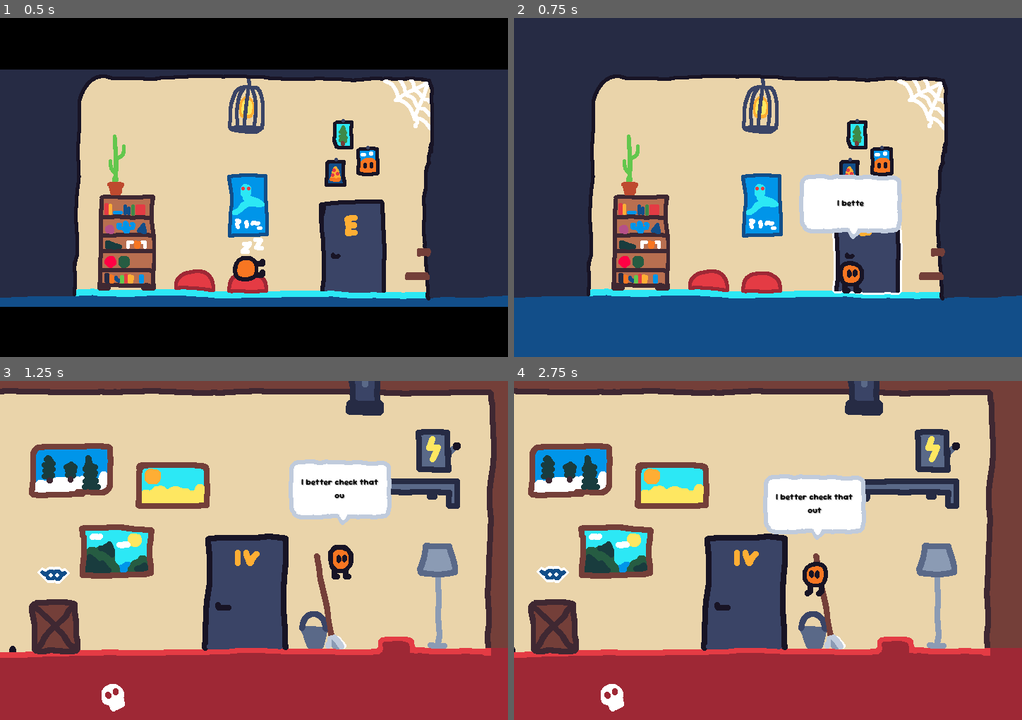
Above: before the commit, frames 1-4 (two rows, left to right).
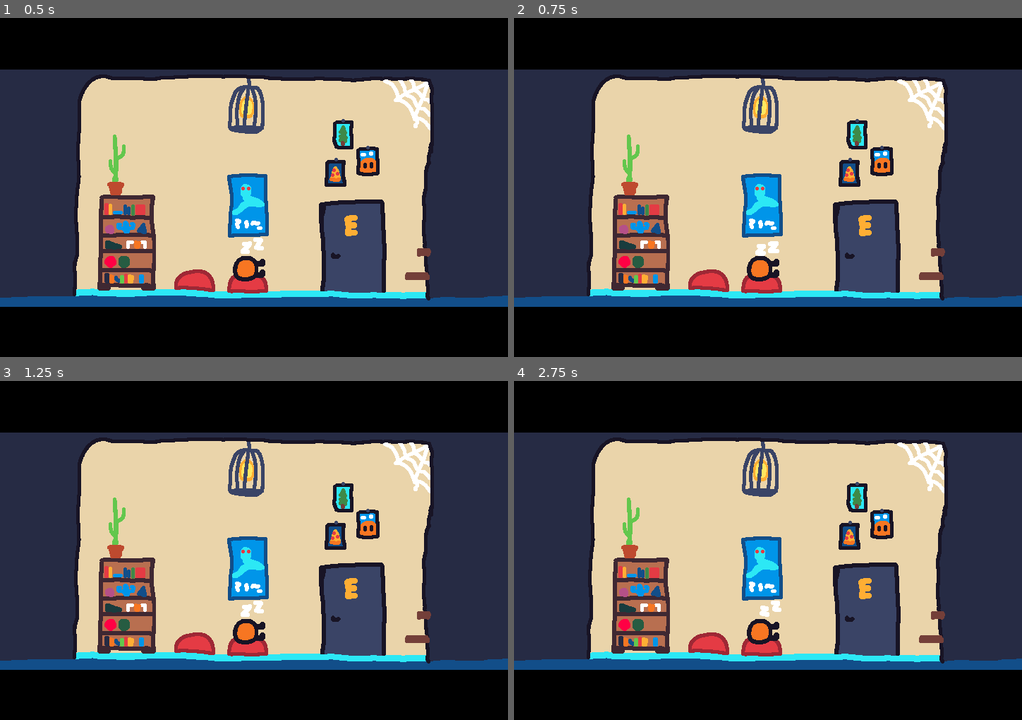
Above: after the commit, the same moments.

Repository: Jinrty/beest
Game: Godot game, scene res://scenes/main.tscn
The game is run twice, just before and just after one commit, with the same random seed, the same clock (stepped at 60 frames per second) and the same inputs. The engine's default icon, where the game draws it, is replaced by a stand-in: a white triangle on a blue panel in a dark square.
Inputs (mouse positions are in pixels of both pictures, inside the frame that each line leads up to):
- Up to frame 1 (0.5 s): no input
- Up to frame 2 (0.75 s): tap Enter (skip, bound only before the commit) at 0.5 s; move the mouse to (879, 170) at 0.52 s; hold D (move_right) from 0.53 s (still down); tap S (change_item) at 0.6 s; click (879, 170) at 0.67 s
- Up to frame 3 (1.25 s): keep holding D (move_right); tap Space (jump) at 0.77, 1.07 s; tap E (interact) at 0.8 s
- Up to frame 4 (2.75 s): move the mouse to (666, 567) at 1.27 s; tap E (interact) at 1.35 s; tap Space (jump) at 1.52, 1.55, 1.82 s; move the mouse to (818, 475) at 2.02 s; release D (move_right) at 2.03 s; hold Left (move_left) from 2.03 s (still down); hold Space (jump) from 2.03 s (still down); tap S (change_item) at 2.3 s

Frame 1 is identical in both runs. In frame 2, 34% of the frame differs, in the area x 0-100%, y 0-100%; in frame 3, 81%; in frame 4, 81%.

Commit message:
intro skip
- intro skip
- some simple name changes
(no idea why 15 files are changing)

Diff:
--- a/code_gd/audio.gd
+++ b/code_gd/audio.gd
@@ -2,7 +2,24 @@
 
 
 func new_item() -> void:
-	$"new item".play()
+	$"New item".play()
 
 func music() -> void:
-	$AudioStreamPlayer.play()
+	$Music.play()
+
+func music_fade_in() -> void:
+	$Music.bus = "Master"
+
+func music_fade_out() -> void:
+	$Music.bus = "Muffled"
+
+func door() -> void:
+	$Door.play()
+
+func fall() -> void:
+	var rand_pithc:int = randi_range(0.4, 0.7)
+	$Fall.pitch_scale = rand_pithc
+	$Fall.play()
+
+func switch() -> void:
+	$Switch.play()
--- a/code_gd/camera_2d.gd
+++ b/code_gd/camera_2d.gd
@@ -114,6 +114,7 @@
 
 func _on_wewe_body_entered(body: Node2D) -> void:
 	if body.name == "Player":
+		Audio.music_fade_in()
 		var vert = get_parent().get_node_or_null("VerticalCamera")
 		if vert != null:
 			vert.make_current()
@@ -186,3 +187,8 @@
 
 func _on_outro_loud() -> void:
 	small_shake()
+
+
+func _on_wewe_body_exited(body: Node2D) -> void:
+	if(body.name == "Player"):
+		Audio.music_fade_out()
--- a/code_gd/door.gd
+++ b/code_gd/door.gd
@@ -25,6 +25,7 @@
 			return
 		if(requires_item_use == false) and (requires_item_npc == false):
 			player.teleport(where)
+			Audio.door()
 			return
 
 		if(requires_item_use == true):
--- a/code_gd/intro_animation.gd
+++ b/code_gd/intro_animation.gd
@@ -1,6 +1,7 @@
 extends Node2D
 
 var sleep_loop:int = 0
+var warning:bool = false
 
 signal finished_intro_animation
 signal remove
@@ -12,10 +13,16 @@
 
 func _process(delta: float) -> void:
 	if(Input.is_action_just_pressed("skip")):
-		finished_intro_animation.emit()
-		Audio.music()
-		remove.emit()
-		queue_free()
+		if(warning == true):
+			finished_intro_animation.emit()
+			Audio.music()
+			remove.emit()
+			queue_free()
+		else:
+			warning = true
+			$Skip.visible = true
+			await get_tree().create_timer(2).timeout
+			$Skip.visible = false
 
 
 func say(text: String, speed: float = 50, wait:float = 3) -> void:
--- a/code_gd/player.gd
+++ b/code_gd/player.gd
@@ -14,6 +14,8 @@
 var jump_pause:bool = false
 var can_move:bool = true
 
+var fell:bool = false
+
 var inventory:Array = ["Nothing"]
 var current_item:int = 0
 
@@ -86,6 +88,8 @@
 	else:
 		$Holded_item.visible = false
 	changed_item.emit()
+	if(inventory.size() != 1):
+		Audio.switch()
 
 func ui_item_name(item_title:String) -> void:
 	$UI/Item_name.start()
@@ -154,7 +158,7 @@
 		velocity.x = move_toward(velocity.x, 0, SPEED)
 
 	if not is_on_floor():
-
+		fell = true
 		time_in_air += delta / 2.5
 		velocity.y += gravity * delta * (1.0 + time_in_air * 0.5)
 
@@ -166,6 +170,9 @@
 	if is_on_floor():
 		if(jump_pause == false):
 			jump_pause = true
+			if(fell == true):
+				Audio.fall()
+				fell = false
 			$Pause_in_jumps.start()
 		can_jump = true
 		time_in_air = 0
--- /dev/null
+++ b/default_bus_layout.tres
@@ -0,0 +1,15 @@
+[gd_resource type="AudioBusLayout" load_steps=2 format=3 uid="uid://c4qmnmiu6ii2j"]
+
+[sub_resource type="AudioEffectLowPassFilter" id="AudioEffectLowPassFilter_mxo8r"]
+resource_name = "LowPassFilter"
+cutoff_hz = 800.0
+
+[resource]
+bus/1/name = &"Muffled"
+bus/1/solo = false
+bus/1/mute = false
+bus/1/bypass_fx = false
+bus/1/volume_db = -3.11736
+bus/1/send = &"Master"
+bus/1/effect/0/effect = SubResource("AudioEffectLowPassFilter_mxo8r")
+bus/1/effect/0/enabled = true
--- a/project.godot
+++ b/project.godot
@@ -66,7 +66,7 @@
 }
 skip={
 "deadzone": 0.5,
-"events": [Object(InputEventKey,"resource_local_to_scene":false,"resource_name":"","device":-1,"window_id":0,"alt_pressed":false,"shift_pressed":false,"ctrl_pressed":false,"meta_pressed":false,"pressed":false,"keycode":0,"physical_keycode":4194309,"key_label":0,"unicode":0,"location":0,"echo":false,"script":null)
+"events": [Object(InputEventKey,"resource_local_to_scene":false,"resource_name":"","device":0,"window_id":0,"alt_pressed":false,"shift_pressed":false,"ctrl_pressed":false,"meta_pressed":false,"pressed":false,"keycode":0,"physical_keycode":4194308,"key_label":0,"unicode":0,"location":0,"echo":false,"script":null)
 ]
 }
 
--- a/scenes/audio.tscn
+++ b/scenes/audio.tscn
@@ -1,16 +1,36 @@
-[gd_scene load_steps=4 format=3 uid="uid://b2sk808rqneoa"]
+[gd_scene load_steps=7 format=3 uid="uid://b2sk808rqneoa"]
 
 [ext_resource type="Script" path="res://code_gd/audio.gd" id="1_3cqbg"]
 [ext_resource type="AudioStream" uid="uid://c5dr2glxjoygk" path="res://sounds/di di ding.mp3" id="1_5tnou"]
 [ext_resource type="AudioStream" uid="uid://rlictuqovash" path="res://sounds/background music.mp3" id="3_cf7lx"]
+[ext_resource type="AudioStream" uid="uid://dncvvrcdv7jsm" path="res://sounds/door.wav" id="4_eyuqd"]
+[ext_resource type="AudioStream" uid="uid://cdiwhdyxqgfk6" path="res://sounds/fall.wav" id="5_cnjb2"]
+[ext_resource type="AudioStream" uid="uid://b5nwjm7kdsgjp" path="res://sounds/switch.wav" id="6_65co1"]
 
 [node name="Audio" type="Node"]
 script = ExtResource("1_3cqbg")
 
-[node name="new item" type="AudioStreamPlayer" parent="."]
+[node name="New item" type="AudioStreamPlayer" parent="."]
 stream = ExtResource("1_5tnou")
+volume_db = -22.0
+pitch_scale = 0.8
 
-[node name="AudioStreamPlayer" type="AudioStreamPlayer" parent="."]
+[node name="Music" type="AudioStreamPlayer" parent="."]
 stream = ExtResource("3_cf7lx")
-volume_db = -4.0
+volume_db = -12.0
+bus = &"Muffled"
 parameters/looping = true
+
+[node name="Door" type="AudioStreamPlayer" parent="."]
+stream = ExtResource("4_eyuqd")
+volume_db = 6.0
+
+[node name="Fall" type="AudioStreamPlayer" parent="."]
+stream = ExtResource("5_cnjb2")
+volume_db = 7.0
+pitch_scale = 0.4
+
+[node name="Switch" type="AudioStreamPlayer" parent="."]
+stream = ExtResource("6_65co1")
+volume_db = -8.0
+pitch_scale = 0.6
--- a/scenes/main.tscn
+++ b/scenes/main.tscn
@@ -26,6 +26,7 @@
 [ext_resource type="Texture2D" uid="uid://b35pdji4g7ijl" path="res://sprites/corridor/bucket.png" id="18_gg63r"]
 [ext_resource type="Script" path="res://code_gd/outro.gd" id="19_ccb0n"]
 [ext_resource type="Texture2D" uid="uid://cxc3n1rxnq71d" path="res://sprites/player room/player-sheet-ending.png" id="19_fygee"]
+[ext_resource type="FontFile" uid="uid://c38x8leugpuyh" path="res://fonts/SourGummy-Italic-VariableFont_wdth,wght.ttf" id="19_i5iqg"]
 [ext_resource type="Texture2D" uid="uid://fmyr51y2mx2w" path="res://sprites/rand room/son paint.png" id="19_o0jku"]
 [ext_resource type="Texture2D" uid="uid://cjv322i2d32cm" path="res://sprites/corridor/box.png" id="19_svxmo"]
 [ext_resource type="Texture2D" uid="uid://2au46r83r6j5" path="res://sprites/rand room/van paint.png" id="20_kjwli"]
@@ -128,7 +129,7 @@
 [ext_resource type="Texture2D" uid="uid://c78k4ppvkx07o" path="res://sprites/items/love.png" id="118_lcqd0"]
 
 [sub_resource type="RectangleShape2D" id="RectangleShape2D_n8l4m"]
-size = Vector2(3463, 461)
+size = Vector2(3897, 461)
 
 [sub_resource type="RectangleShape2D" id="RectangleShape2D_8gcft"]
 size = Vector2(848, 858)
@@ -1543,11 +1544,10 @@
 [node name="Stinky stuff" type="Node2D" parent="."]
 
 [node name="wewe" type="Area2D" parent="Stinky stuff"]
-visible = false
 position = Vector2(-1587, 981)
 
 [node name="CollisionShape2D" type="CollisionShape2D" parent="Stinky stuff/wewe"]
-position = Vector2(1576.5, 220.5)
+position = Vector2(1359.5, 220.5)
 shape = SubResource("RectangleShape2D_n8l4m")
 
 [node name="pierd" type="Area2D" parent="Stinky stuff"]
@@ -1780,6 +1780,26 @@
 offset_bottom = -77.0
 color = Color(0, 0, 0, 1)
 
+[node name="Skip" type="Label" parent="Player_room/Intro"]
+visible = false
+anchors_preset = 7
+anchor_left = 0.5
+anchor_top = 1.0
+anchor_right = 0.5
+anchor_bottom = 1.0
+offset_left = -43.0
+offset_top = 269.0
+offset_right = 306.0
+offset_bottom = 301.0
+grow_horizontal = 2
+grow_vertical = 0
+theme_override_colors/font_color = Color(1, 1, 1, 1)
+theme_override_fonts/font = ExtResource("19_i5iqg")
+theme_override_font_sizes/font_size = 24
+text = "Press Backspace again to skip intro"
+horizontal_alignment = 1
+vertical_alignment = 1
+
 [node name="Outro" type="Node2D" parent="Player_room"]
 script = ExtResource("19_ccb0n")
 
@@ -3236,9 +3256,10 @@
 texture = ExtResource("118_lcqd0")
 
 [node name="CollisionShape2D" parent="Love/Pickable" index="0"]
-shape = SubResource("CapsuleShape2D_64527")
+shape = SubResource("CapsuleShape2D_ky0mu")
 
 [connection signal="body_entered" from="Stinky stuff/wewe" to="VerticalCamera" method="_on_wewe_body_entered"]
+[connection signal="body_exited" from="Stinky stuff/wewe" to="VerticalCamera" method="_on_wewe_body_exited"]
 [connection signal="body_entered" from="Stinky stuff/pierd" to="Player_room/Camera2D" method="_on_pierd_body_entered"]
 [connection signal="area_entered" from="Stinky stuff/Stop R" to="Player_room/Camera2D" method="_on_stop_r_area_entered"]
 [connection signal="area_exited" from="Stinky stuff/Stop R" to="VerticalCamera" method="_on_stop_r_area_exited"]
Not shown: 80 places in scenes/main.tscn that only renumber resources
Not shown, added: sounds/door.wav.import
Not shown, added: sounds/fall.wav.import
Not shown, added: sounds/switch.wav.import
Not shown, added: sounds/door.wav
Not shown, added: sounds/fall.wav
Not shown, added: sounds/switch.wav
